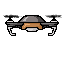
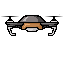
Layers edited between the first and the second w=64, h=64 image:
added layer "Layer 6" above "Layer 4" over [1, 16, 63, 17]
painted on "Layer 4" over [3, 14, 62, 19]
